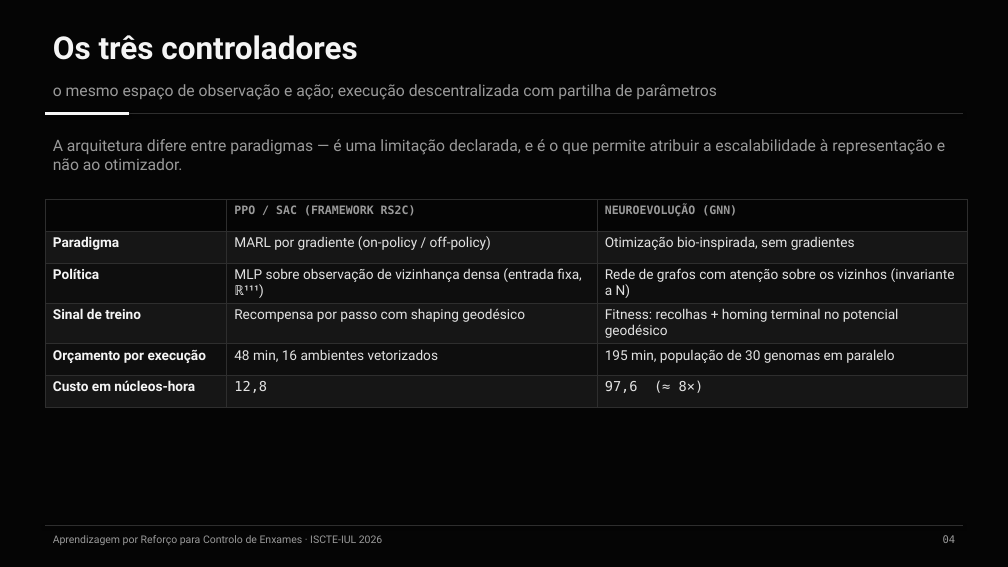
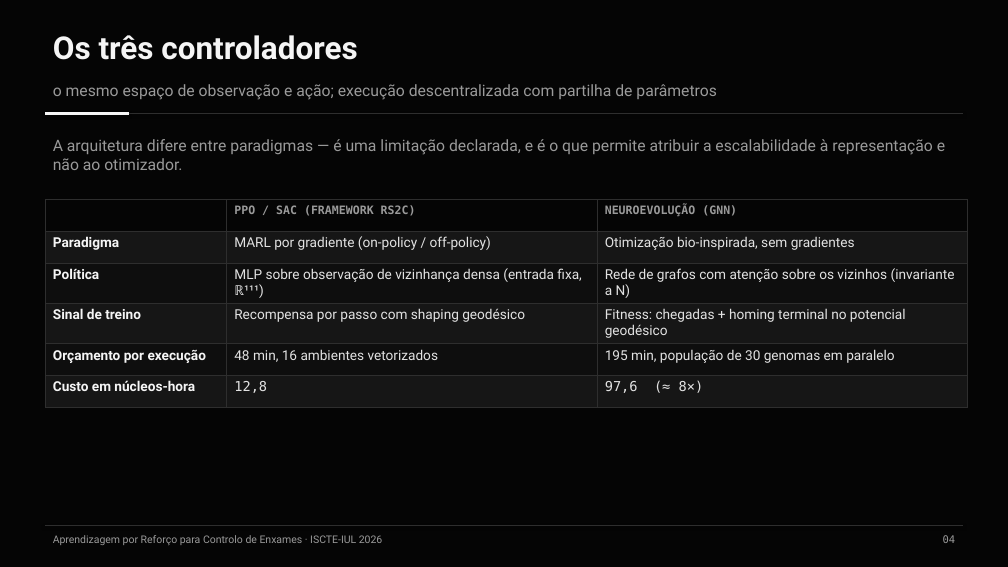
Before and after one commit to Pombo2001/swarm-robotics-tese, a slide deck: slide 5 of Defesa/slides_defesa.pptx. Drawn at 1008x567 pixels with LibreOffice and Linux fonts; fonts in the diff are those of the drawing. Boxes give left, top, right and bottom in pixels: in the first picture for what was removed or moved away, otherwise in the second. Text is boxed around its words. In the diff, an @@ line names an element or a change of style, - is before the commit and + after.

```diff
--- a/Defesa/slides_defesa.pptx
+++ b/Defesa/slides_defesa.pptx
@@ table at (x1=45, y1=200, x2=968, y2=397) @@
-row 4, column 3: Fitness: recolhas + homing terminal no potencial geodésico
+row 4, column 3: Fitness: chegadas + homing terminal no potencial geodésico
```
Also in this commit, not shown: 10 other slides changed, 41 other files.
